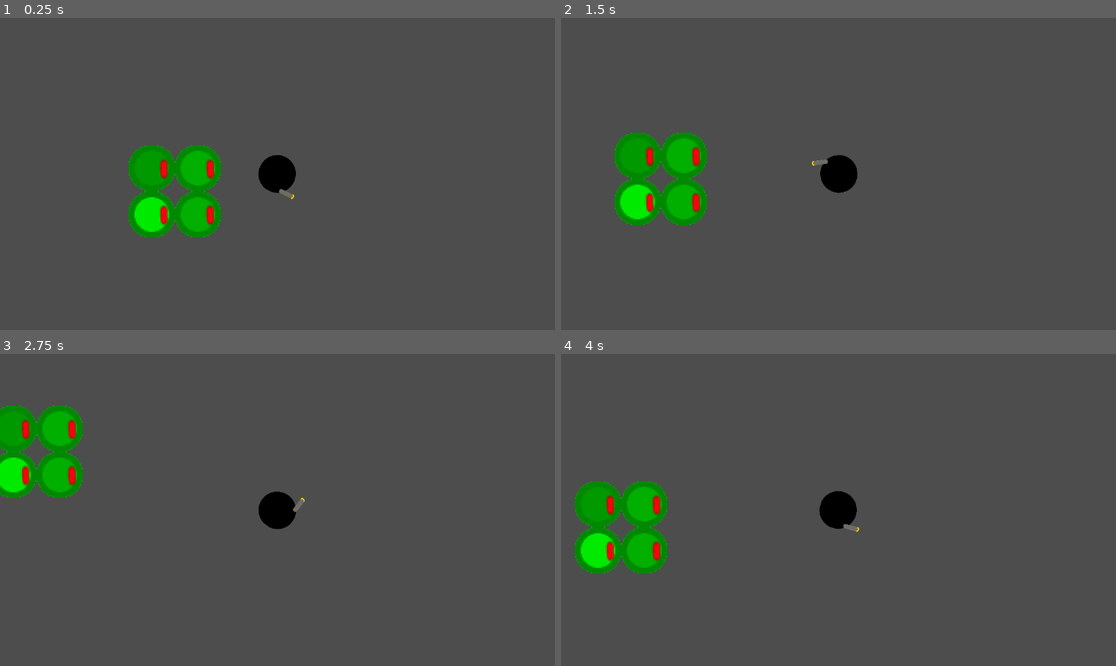
Above: before the commit, frames 1-4 (two rows, left to right).
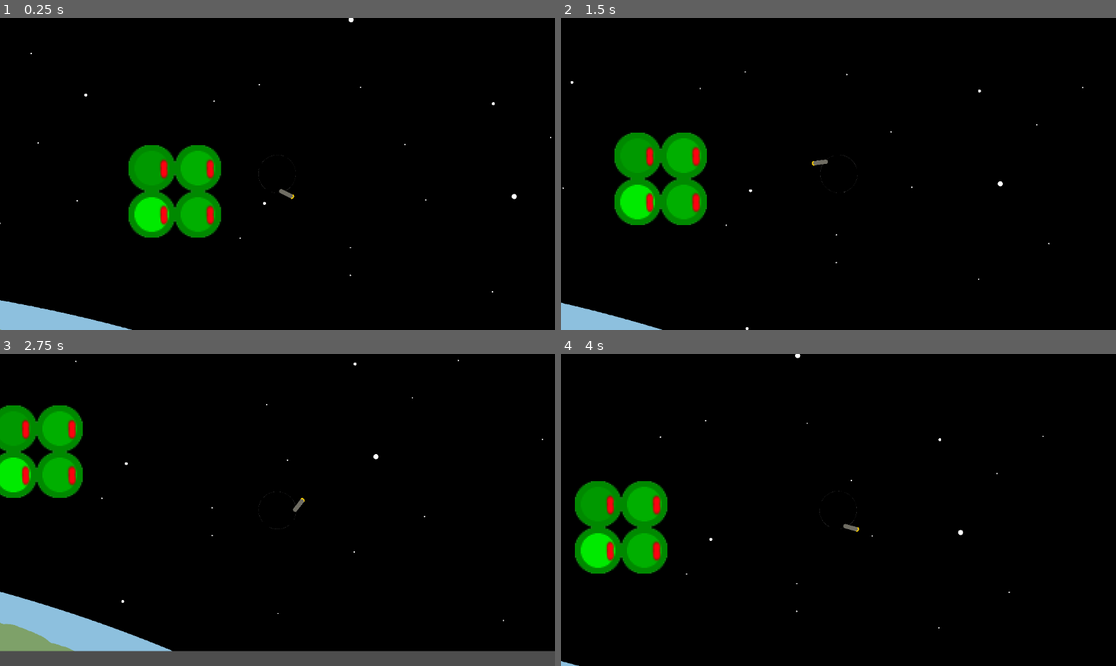
Above: after the commit, the same moments.

Repository: Ambershope/Godot-playground
Game: Godot game, scene res://Scenes/Game.tscn
Two runs of this game, one before a commit and one after it. Both use one fixed random seed, a clock stepped at 60 frames per second and the inputs below.
Inputs (mouse positions are in pixels of both pictures, inside the frame that each line leads up to):
- Up to frame 1 (0.25 s): no input
- Up to frame 2 (1.5 s): tap Enter at 0.5 s; move the mouse to (960, 158) at 0.52 s; hold Right (Right) 0.53-1.28 s; move the mouse to (727, 189) at 1.27 s; hold S (Down) from 1.28 s (still down)
- Up to frame 3 (2.75 s): move the mouse to (333, 441) at 2.02 s; release S (Down) at 2.03 s; hold Right (Right) from 2.03 s (still down)
- Up to frame 4 (4 s): move the mouse to (810, 572) at 2.77 s; release Right (Right) at 2.78 s; hold W (Up) 2.78-3.53 s; move the mouse to (1005, 556) at 3.52 s; hold A (Left) from 3.53 s (still down)

The runs differ from the first frame. In frame 1, 95% of the frame differs, in the area x 0-100%, y 0-100%; in frame 2, 95%; in frame 3, 91%; in frame 4, 95%.

Commit message:
Parrakax done men hidden

Diff:
--- a/Scenes/Game.tscn
+++ b/Scenes/Game.tscn
@@ -1,7 +1,8 @@
-[gd_scene load_steps=4 format=3 uid="uid://bkxyewpl5xene"]
+[gd_scene load_steps=5 format=3 uid="uid://bkxyewpl5xene"]
 
 [ext_resource type="PackedScene" uid="uid://b5nmi6t72u118" path="res://Scenes/Main charecter.tscn" id="1_aacbh"]
 [ext_resource type="Texture2D" uid="uid://d2rbpqcbic5yj" path="res://Assets/DevArt/CharacterTMP.png" id="2_ekryg"]
+[ext_resource type="Texture2D" uid="uid://cwn8ivr0a1gce" path="res://Assets/environment/parallax background space.png" id="3_gmpsm"]
 
 [sub_resource type="RectangleShape2D" id="RectangleShape2D_mq0vq"]
 size = Vector2(67, 65)
@@ -20,3 +21,12 @@
 [node name="CollisionShape2D" type="CollisionShape2D" parent="StaticBody2D"]
 position = Vector2(-47.5, 20.5)
 shape = SubResource("RectangleShape2D_mq0vq")
+
+[node name="ParallaxBackground" type="ParallaxBackground" parent="."]
+
+[node name="ParallaxLayer" type="ParallaxLayer" parent="ParallaxBackground"]
+motion_mirroring = Vector2(10000, 0)
+
+[node name="Sprite2D" type="Sprite2D" parent="ParallaxBackground/ParallaxLayer"]
+scale = Vector2(0.15, 0.15)
+texture = ExtResource("3_gmpsm")
--- /dev/null
+++ b/Scenes/Parallax background.tscn
@@ -0,0 +1,11 @@
+[gd_scene format=3 uid="uid://cbl4crdwnai7g"]
+
+[node name="Node2D" type="Node2D"]
+
+[node name="RigidBody2D" type="RigidBody2D" parent="."]
+
+[node name="ParallaxBackground" type="ParallaxBackground" parent="."]
+
+[node name="ParallaxLayer" type="ParallaxLayer" parent="ParallaxBackground"]
+
+[node name="ParallaxLayer2" type="ParallaxLayer" parent="ParallaxBackground"]
Binary file removed: Assets/DevArt/CharecterTMP 2.png
Binary file added: Assets/environment/parallax background space.png
Not shown, changed: Assets/environment/parallax background space.png.import
